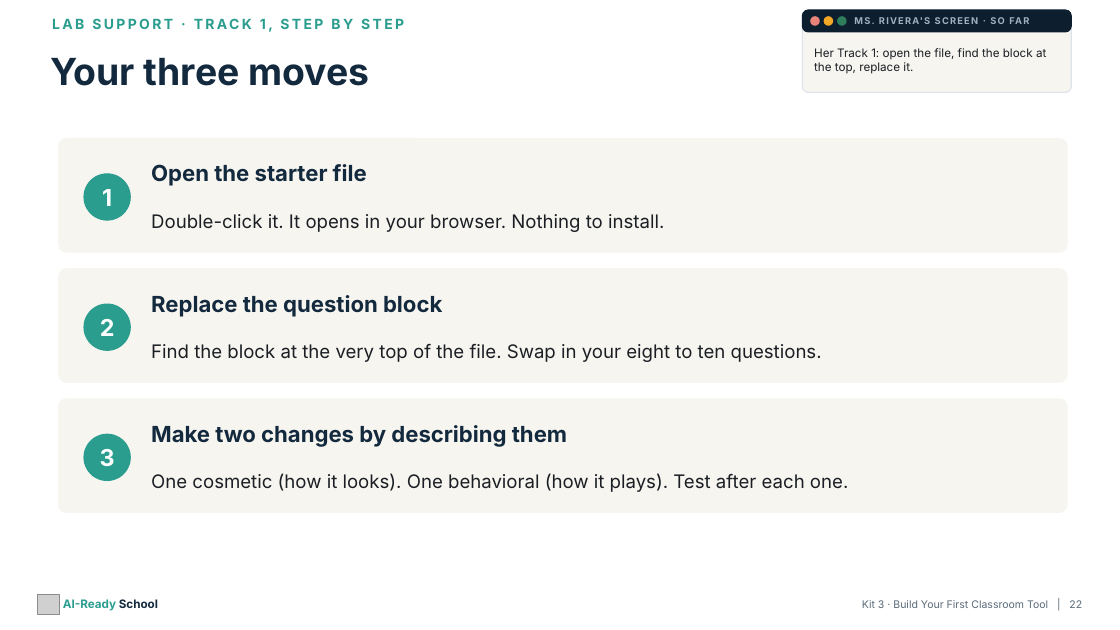
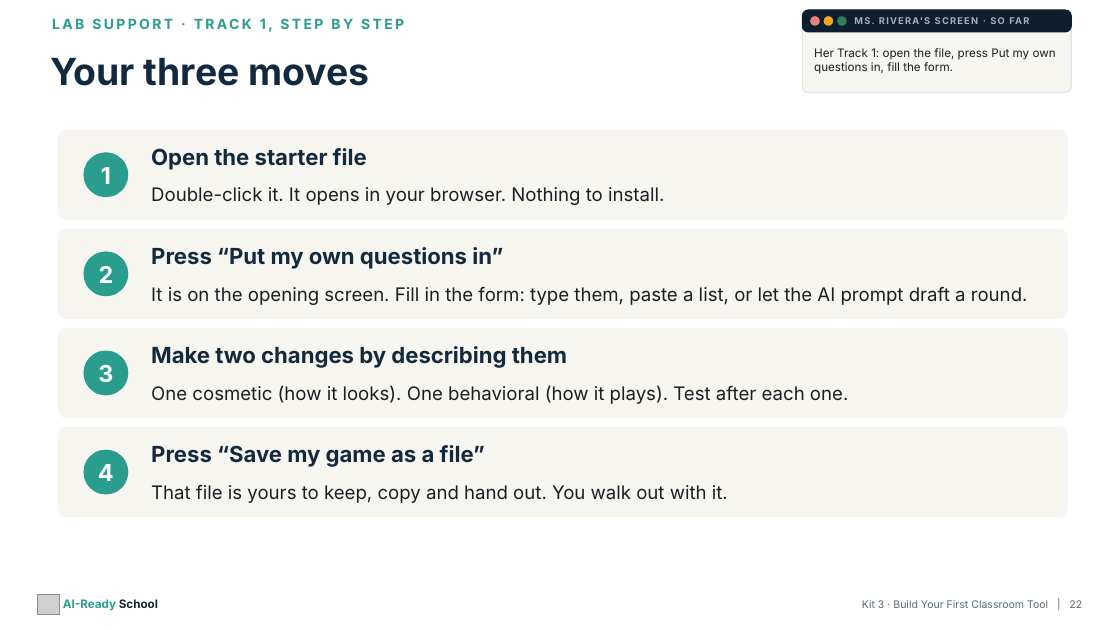
Before and after one commit to aspinozzi1/Ai-School-Ready, a slide deck: slide 22 of kits/kit03-tpt/Kit03_PresentationDeck.pptx. Drawn at 1120x630 pixels with LibreOffice and Linux fonts; fonts in the diff are those of the drawing; grey boxes stand for pictures. Boxes give left, top, right and bottom in pixels: in the first picture for what was removed or moved away, otherwise in the second. Text is boxed around its words. In the diff, an @@ line names an element or a change of style, - is before the commit and + after.

```diff
--- a/kits/kit03-tpt/Kit03_PresentationDeck.pptx
+++ b/kits/kit03-tpt/Kit03_PresentationDeck.pptx
@@ text at [814, 48, 1056, 74]: text changed @@
-Her Track 1: open the file, find the block at the top, replace it.
+Her Track 1: open the file, press Put my own questions in, fill the form.
@@ rounded rectangle: place and size @@
-rounded rectangle at [59, 139, 1067, 252]
+rounded rectangle at [59, 130, 1067, 219]
@@ text "Open the starter file": place and size @@
-text "Open the starter file" at [151, 164, 367, 186]
+text "Open the starter file" at [151, 148, 367, 170]
@@ text "1": place and size @@
-text "1" at [102, 189, 112, 206]
+text "1" at [101, 167, 111, 184]
@@ ellipse: place and size @@
-ellipse at [84, 174, 130, 220]
+ellipse at [84, 153, 128, 197]
@@ text "Double-click it. It opens in ...": place and size @@
-text "Double-click it. It opens in ..." at [151, 214, 664, 232]
+text "Double-click it. It opens in ..." at [151, 187, 664, 205]
@@ rounded rectangle: place and size @@
-rounded rectangle at [59, 269, 1067, 382]
+rounded rectangle at [59, 229, 1067, 318]
@@ text "2": place and size @@
-text "2" at [100, 319, 115, 336]
+text "2" at [99, 266, 114, 283]
@@ ellipse: place and size @@
-ellipse at [84, 304, 130, 350]
+ellipse at [84, 252, 128, 296]
@@ text at [151, 247, 503, 269]: text changed @@
-Replace the question block
+Press “Put my own questions in”
@@ text at [151, 287, 1028, 305]: text changed @@
-Find the block at the very top of the file. Swap in your eight to ten questions.
+It is on the opening screen. Fill in the form: type them, paste a list, or let the AI prompt draft a round.
@@ proportions changed in 3 elements at [59, 130, 1067, 219], [59, 229, 1067, 318], [59, 329, 1067, 418] @@
@@ rounded rectangle: place and size @@
-rounded rectangle at [59, 399, 1067, 513]
+rounded rectangle at [59, 329, 1067, 418]
@@ text "3": place and size @@
-text "3" at [100, 449, 115, 466]
+text "3" at [98, 365, 113, 382]
@@ ellipse: place and size @@
-ellipse at [84, 434, 130, 481]
+ellipse at [84, 351, 128, 395]
@@ text "Make two changes by describing ...": place and size @@
-text "Make two changes by describing ..." at [151, 425, 567, 447]
+text "Make two changes by describing ..." at [151, 346, 567, 368]
@@ text "One cosmetic (how it looks). ...": place and size @@
-text "One cosmetic (how it looks). ..." at [151, 473, 848, 492]
+text "One cosmetic (how it looks). ..." at [151, 385, 848, 404]
@@ rounded rectangle added at [59, 428, 1067, 517], fill #F7F5F0, outline #F7F5F0 1 pt @@
@@ text added at [151, 445, 485, 467], 19 pt, text #13293D, bold @@
+Press “Save my game as a file”
@@ ellipse added at [84, 450, 128, 494], fill #2A9D8F, outline #2A9D8F 1 pt @@
@@ text added at [98, 464, 114, 481], 20 pt, text #FFFFFF, bold @@
+4
@@ text added at [151, 485, 728, 503], 16 pt, text #1B1F24 @@
+That file is yours to keep, copy and hand out. You walk out with it.
```
Also in this commit, not shown: 6 other slides changed, 39 other files.
